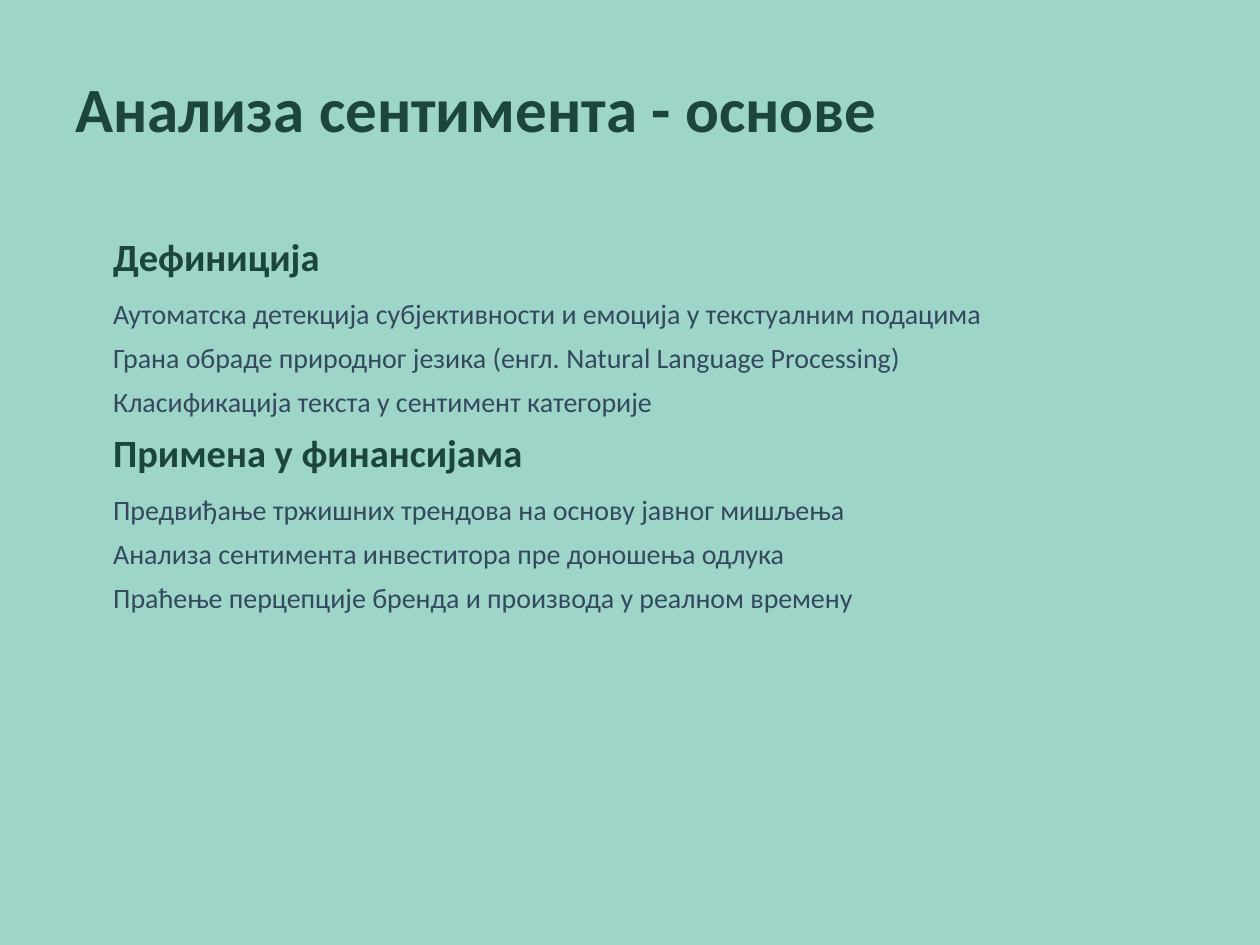
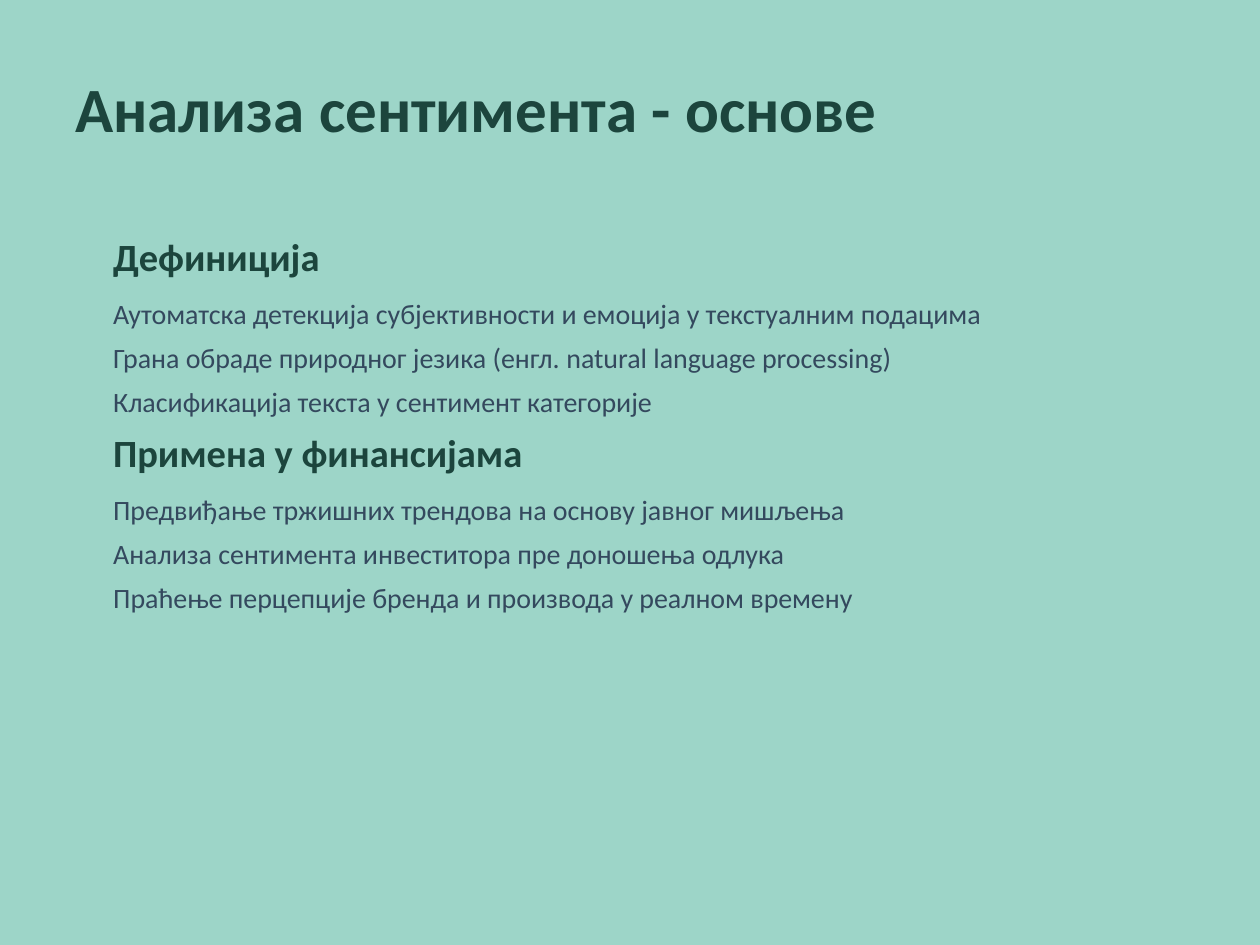
Before and after one commit to borisletic/diplomski, a slide deck: slide 4 of Prezentacija_Diplomski_Boris_Letic_RA_207_2021.pptx. Drawn at 1260x945 pixels with LibreOffice and Linux fonts; fonts in the diff are those of the drawing. Boxes give left, top, right and bottom in pixels: in the first picture for what was removed or moved away, otherwise in the second. Text is boxed around its words. In the diff, an @@ line names an element or a change of style, - is before the commit and + after.

```diff
--- a/Prezentacija_Diplomski_Boris_Letic_RA_207_2021.pptx
+++ b/Prezentacija_Diplomski_Boris_Letic_RA_207_2021.pptx
@@ text at (x1=113, y1=348, x2=891, y2=373): text changed @@
-Грана обраде природног језика (енгл. Natural Language Processing)
+Грана обраде природног језика (енгл. natural language processing)
```
Also in this commit, not shown: 1 other slide changed, 1 other file.
